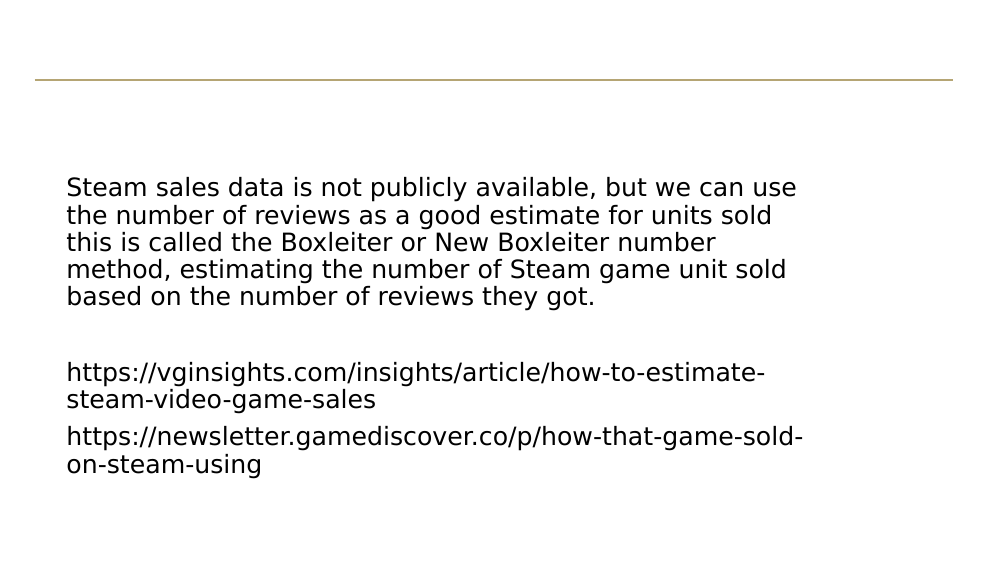
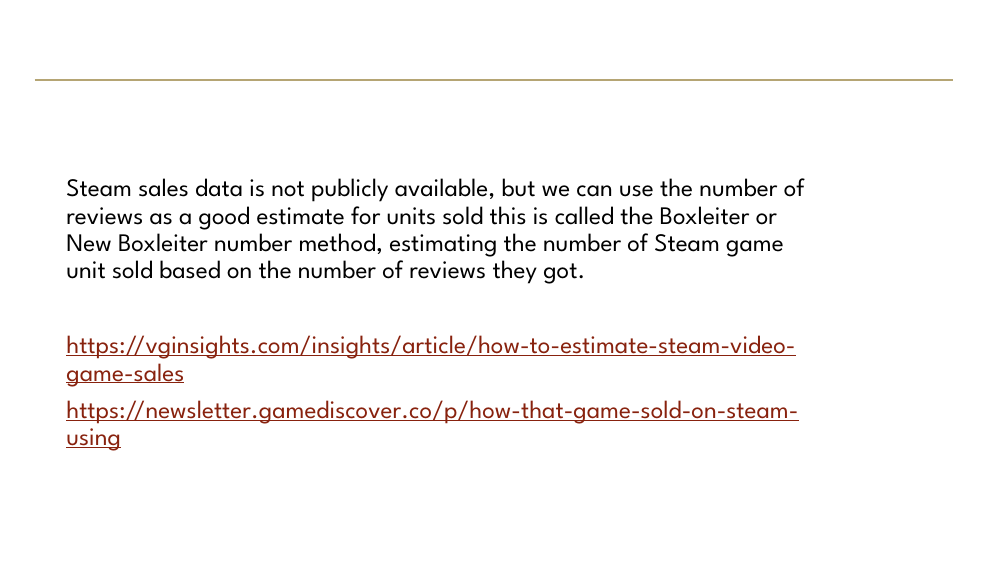
Before and after one commit to hypothetical-lemon/COMP4448, a slide deck: slide 5 of Steam_Final_Project.pptx. Drawn at 1008x567 pixels with LibreOffice and Linux fonts; fonts in the diff are those of the drawing; background and template pictures are left out. Boxes give left, top, right and bottom in pixels: in the first picture for what was removed or moved away, otherwise in the second. Text is boxed around its words. In the diff, an @@ line names an element or a change of style, - is before the commit and + after.

```diff
--- a/Steam_Final_Project.pptx
+++ b/Steam_Final_Project.pptx
@@ text "Steam sales data is not ..." at <box>66,178,805,451</box>: font DejaVu Sans to League Spartan; text colour #000000 to #88220E, underline on in "https://vginsights.com/insights/article/how-to-estimate-stea ...", "https://newsletter.gamediscover.co/p/how-that-game-sold-on-s ..." @@
```
Also in this commit, not shown: 10 other slides changed, 3 slides added, 1 other file.
